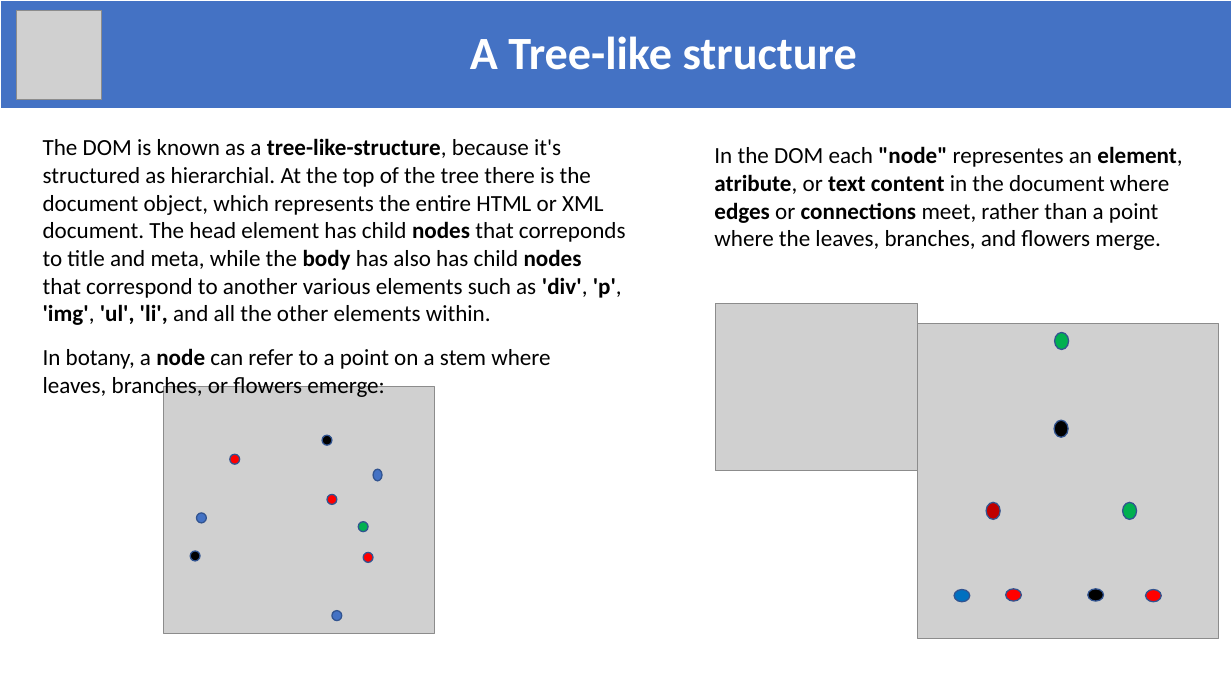
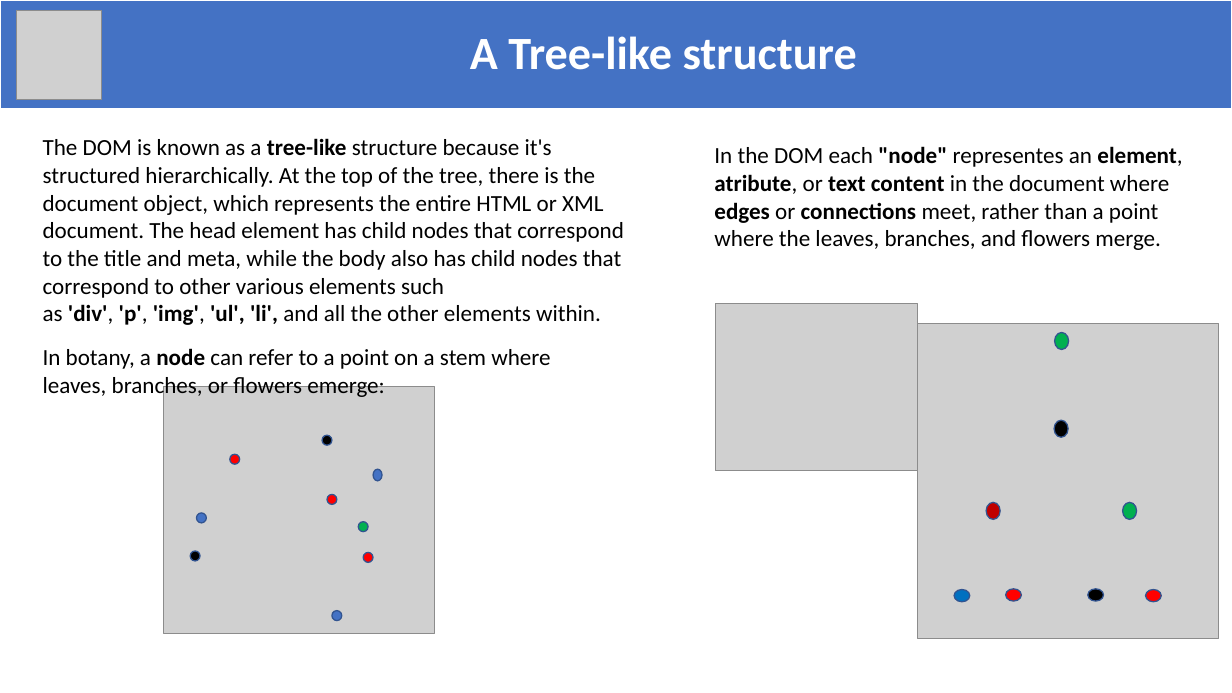
Before and after one commit to zRosies/WDD230, a slide deck: slide 2 of DOM_Presentation.pptx. Drawn at 1232x693 pixels with LibreOffice and Linux fonts; fonts in the diff are those of the drawing; grey boxes stand for pictures. Boxes give left, top, right and bottom in pixels: in the first picture for what was removed or moved away, otherwise in the second. Text is boxed around its words. In the diff, an @@ line names an element or a change of style, - is before the commit and + after.

```diff
--- a/DOM_Presentation.pptx
+++ b/DOM_Presentation.pptx
@@ text at bbox=[43, 138, 624, 325]: text changed @@
-The DOM is known as a tree-like-structure, because it's structured as hierarchial. At the top of the tree there is the document object, which represents the entire HTML or XML document. The head element has child nodes that correponds to title and meta, while the body has also has child nodes
-that correspond to another various elements such as 'div', 'p', 'img', 'ul', 'li', and all the other elements within.
+The DOM is known as a tree-like structure because it's structured hierarchically. At the top of the tree, there is the document object, which represents the entire HTML or XML document. The head element has child nodes that correspond to the title and meta, while the body also has child nodes that correspond to other various elements such as 'div', 'p', 'img', 'ul', 'li', and all the other elements within.
```
Also in this commit, not shown: 2 other slides changed, 6 other files.
